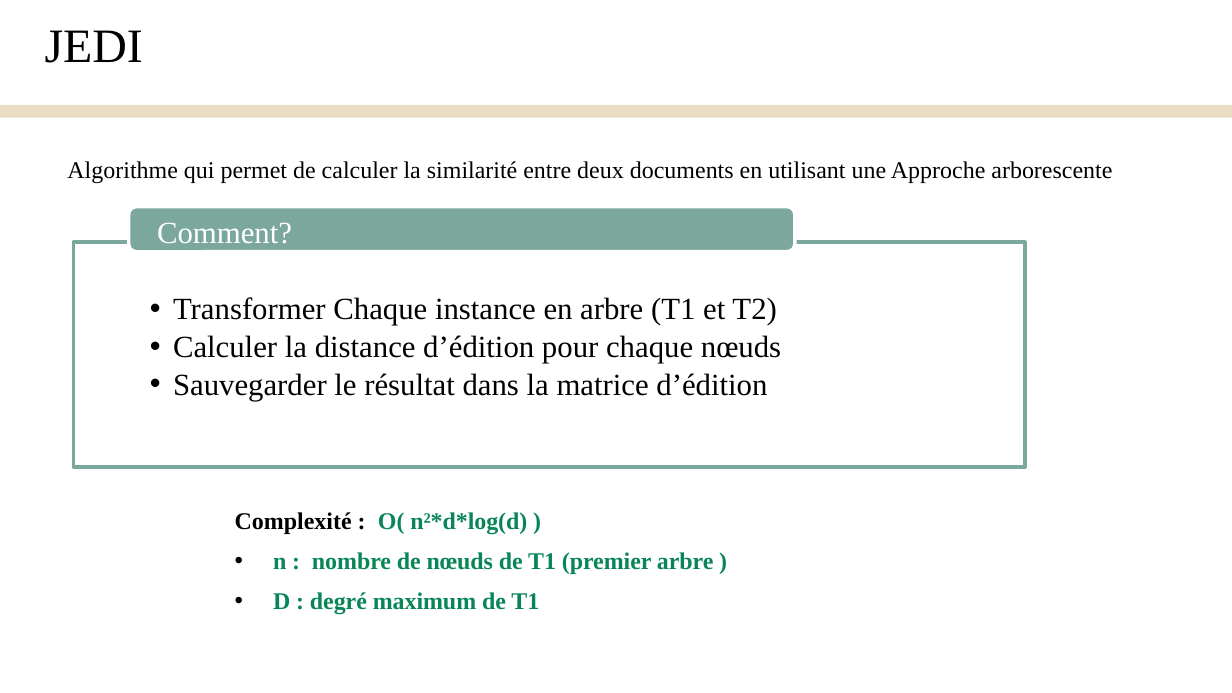
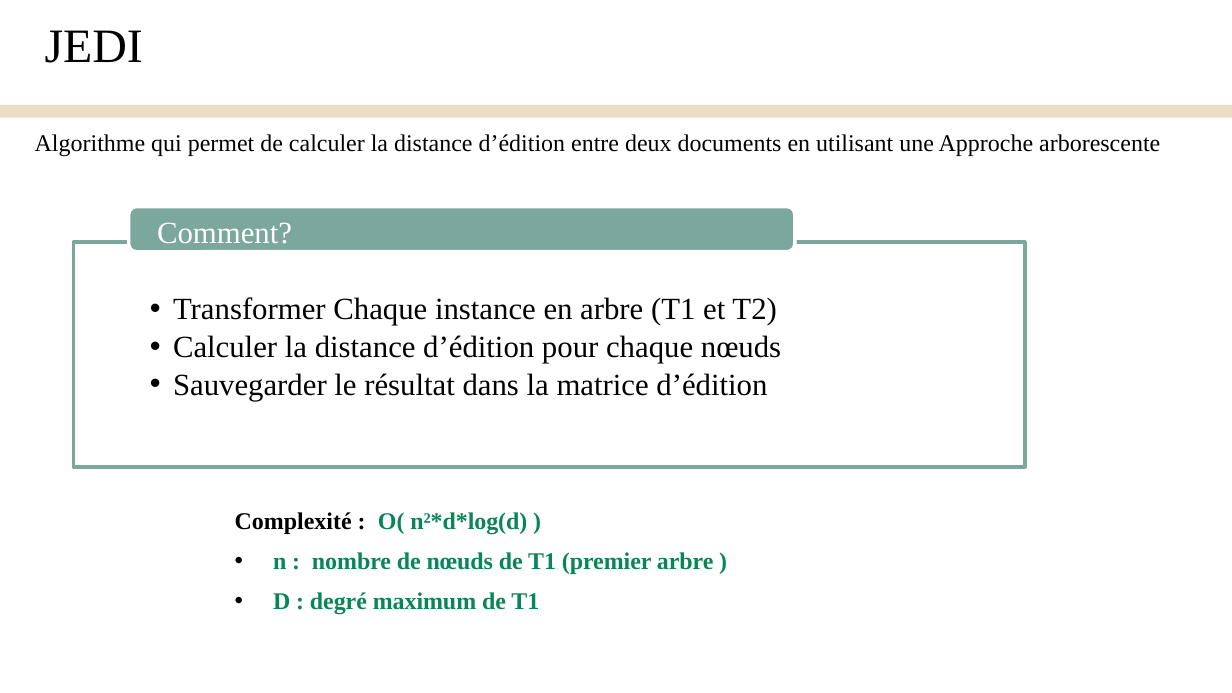
Before and after one commit to Yanis540/PSTL-M1, a slide deck: slide 11 of rapport/Présentation_Finale.pptx. Drawn at 1232x693 pixels with LibreOffice and Linux fonts; fonts in the diff are those of the drawing. Boxes give left, top, right and bottom in pixels: in the first picture for what was removed or moved away, otherwise in the second. Text is boxed around its words. In the diff, an @@ line names an element or a change of style, - is before the commit and + after.

```diff
--- a/rapport/Présentation_Finale.pptx
+++ b/rapport/Présentation_Finale.pptx
@@ text at box(35, 134, 1160, 156): text changed @@
-Algorithme qui permet de calculer la similarité entre deux documents en utilisant une Approche arborescente
+Algorithme qui permet de calculer la distance d’édition entre deux documents en utilisant une Approche arborescente
```
Also in this commit, not shown: 1 other slide changed.
